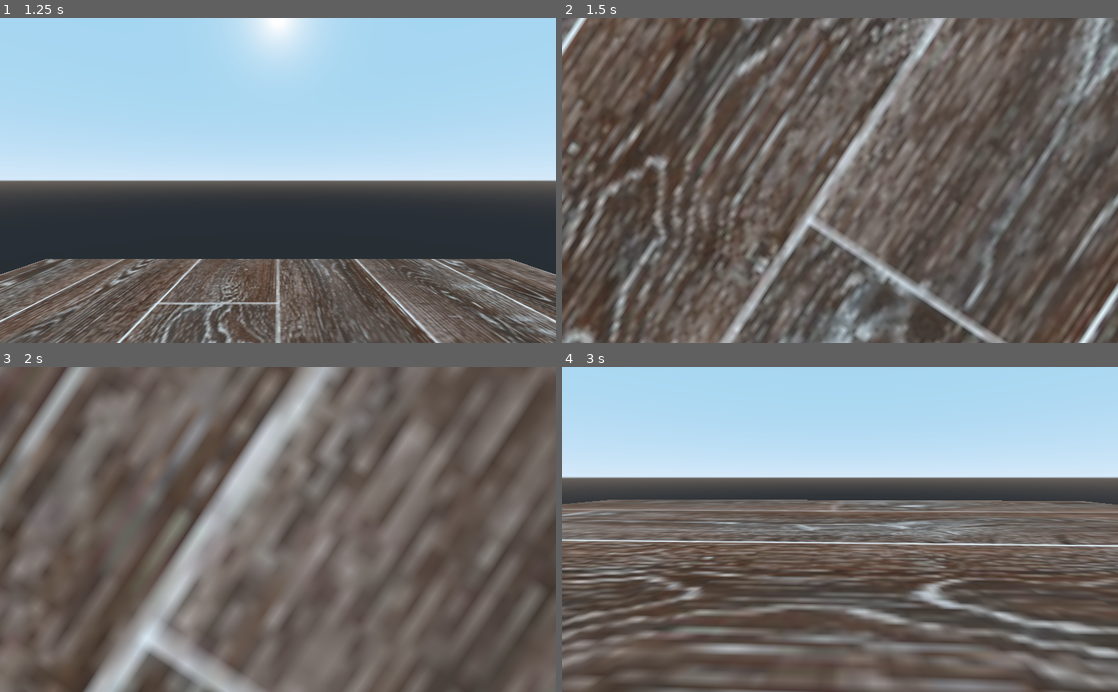
Above: before the commit, frames 1-4 (two rows, left to right).
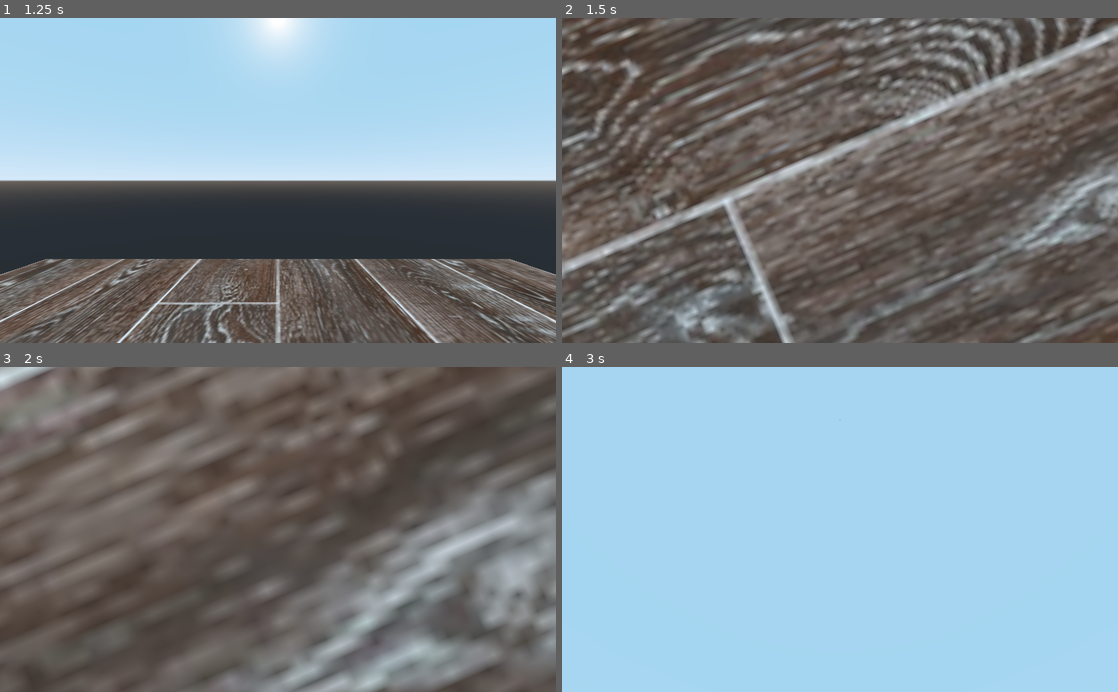
Above: after the commit, the same moments.

Repository: BlakeWiscombe/betrayal
Game: Godot game, scene res://Main menu.tscn
The game is run twice, just before and just after one commit, with the same random seed, the same clock (stepped at 60 frames per second) and the same inputs.
Inputs (mouse positions are in pixels of both pictures, inside the frame that each line leads up to):
- Up to frame 1 (1.25 s): click "Start game" at 0.5 s
- Up to frame 2 (1.5 s): move the mouse to (962, 164) at 1.27 s; hold D (player_right) from 1.28 s (still down); hold Space (jump) from 1.28 s (still down)
- Up to frame 3 (2 s): keep holding D (player_right); keep holding Space (jump)
- Up to frame 4 (3 s): move the mouse to (728, 545) at 2.02 s; release D (player_right) at 2.03 s; release Space (jump) at 2.03 s; hold S (player_backward) 2.03-2.78 s; tap Space (jump) at 2.1, 2.27, 2.57 s; move the mouse to (895, 458) at 2.77 s; hold D (player_right) from 2.78 s (still down); hold Space (jump) from 2.78 s (still down)

Frame 1 is identical in both runs. In frame 2, 50% of the frame differs, in the area x 0-100%, y 0-100%; in frame 3, 53%; in frame 4, 75%, in the area x 0-100%, y 16-100%.

Commit message:
changed collision area

Diff:
--- a/Betrayal.tscn
+++ b/Betrayal.tscn
@@ -11,7 +11,7 @@
 uv1_scale = Vector3( 1, 1, 0 )
 
 [sub_resource type="ConcavePolygonShape" id=3]
-data = PoolVector3Array( 1, 0, 1, -1, 0, 1, 1, 0, -1, -1, 0, 1, -1, 0, -1, 1, 0, -1 )
+data = PoolVector3Array( 25, 0, 25, -25, 0, 25, 25, 0, -25, -25, 0, 25, -25, 0, -25, 25, 0, -25 )
 
 [node name="Betrayal" type="Spatial"]
 transform = Transform( 1, 0, 0, 0, 1, 0, 0, 0, 1, -23.6751, -0.338668, -11.5542 )
--- a/Player.gd
+++ b/Player.gd
@@ -2,8 +2,8 @@
 
 
 # Physics
-var movementSpeed = 1.0 		# How fast the player can move.
-var jumpStrength = 1.0 		# How much force used to make player jump
+var movementSpeed = 10.0 		# How fast the player can move.
+var jumpStrength = 2.0 		# How much force used to make player jump
 var gravity = 10.0			# Gravity's strength.
 
 
@@ -14,7 +14,7 @@
 # cam look
 var minCamVerticalAngle = -90.0		# Limit camera view to straight down.
 var maxCamVerticalAngle = 90.0		# Limit camera view to straight up.
-var lookSensitivity = 0.5			# How fast camera moves. 'mouse sensitivity'.
+var lookSensitivity = 1.0			# How fast camera moves. 'mouse sensitivity'.
 
 # vectors
 var playerVelocity : Vector3 = Vector3() 	# Players Velocity
